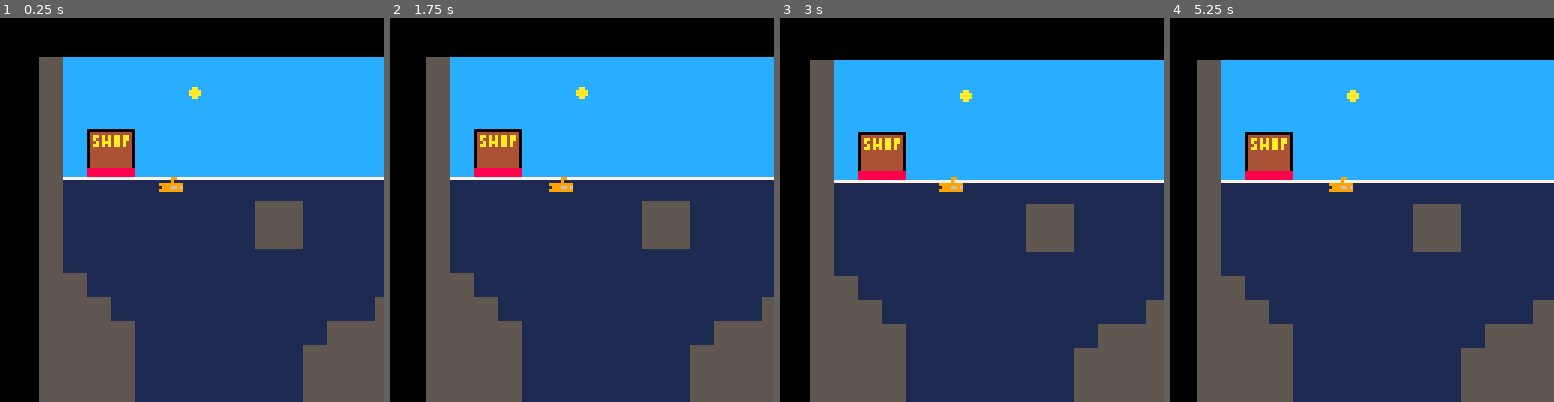
Above: before the commit, frames 1-4 (left to right).
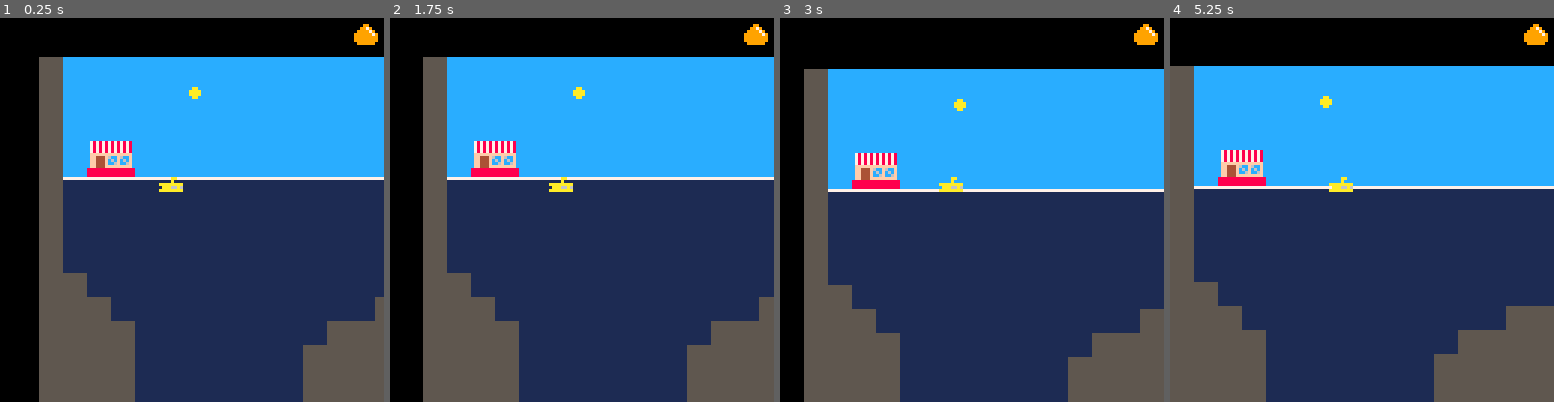
Above: after the commit, the same moments.

Repository: marcusm5670/CS477-GameRepo
Game: PICO-8 cartridge subgame.p8
The game is run twice, just before and just after one commit, with the same random seed, the same clock (stepped at 60 frames per second) and the same inputs.
Inputs:
- Up to frame 1 (0.25 s): no input
- Up to frame 2 (1.75 s): tap X (X key) at 0.33, 1.07 s; tap O (Z key) at 0.7, 1.7 s; hold Right from 1.6 s (still down)
- Up to frame 3 (3 s): tap X (X key) at 1.85, 2.97 s; release Right at 2.1 s; tap O (Z key) at 2.1, 2.5, 2.9 s; hold Up 2.15-2.42 s; hold Right from 2.47 s (still down)
- Up to frame 4 (5.25 s): release Right at 3.03 s; hold Left 3.08-3.58 s; tap O (Z key) every 0.4 s from 3.3 to 4.9 s; hold Down 3.63-3.97 s; hold Right 4.02-4.68 s; tap X (X key) at 4.08, 5.2 s; hold Up 4.73-5.03 s; hold Left from 5.08 s (still down)

The runs differ from the first frame. In frame 1, 3.2% of the frame differs, in the area x 22-99%, y 1-61%; in frame 2, 4.9%; in frame 3, 12%; in frame 4, 21%, in the area x 0-100%, y 1-100%.

Commit message:
Fixed movement
Fixed movement and made changes to some sprites

Diff:
--- a/subgame.p8
+++ b/subgame.p8
@@ -5,12 +5,16 @@
 
 // draw player on top of map
 function _init()
+ scene=0
+
  map_setup()
  make_player()
+ friction=0.8
 end
 
 // move camera with player
 function _update()
+
  move_player()
  camera(p.x-53, p.y-53)
 end
@@ -20,6 +24,7 @@
  cls()
  draw_map()
  draw_player()
+ draw_fuel()
 end
 -->8
 // map
@@ -52,39 +57,44 @@
 
  // coordinates of the corners
  // of obj's hitbox
- local x1=x			// x1,y1---x2,y1
- local x2=x+8	//   |							|
- local y1=y			//   |							|
- local y2=y+8	// x1,y2---x2,y2
+ local x1=0	 // x1,y1---x2,y1
+ local x2=0	 //   |							|
+ local y1=0	 //   |							|
+ local y2=0	 // x1,y2---x2,y2
 
  // coords outside left corners
  if aim=="left" then
   x1=x-1
   y1=y
   x2=x
-  y2=y
+  y2=y+h-1
 
  // coords outside right corners
  elseif aim =="right" then
-  x1=x
+  x1=x+w
   y1=y
-  x2=x+1
-  y2=y
+  x2=x+w+1
+  y2=y+h-1
 
  // coords outside up corners
  elseif aim =="up" then
-  x1=x
+  x1=x+1
   y1=y-1
-  x2=x
+  x2=x+w-1
   y2=y
 
  // coords outside down corners
  elseif aim =="down" then
   x1=x
-  y1=y
-  x2=x
-  y2=y+1
- end
+  y1=y+h
+  x2=x+w
+  y2=y+h
+ end
+
+ x1/=8
+ x2/=8
+ y1/=8
+ y2/=8
 
  // check if coords are inside
  // a wall sprite
@@ -108,12 +119,20 @@
  p={
   x=40, // starting x coord
   y=40, // starting y coord
-  dx=1, // horizontal move speed
-  dy=1, // vertical move speed
+  dx=0, // horizontal move speed
+  dy=0, // vertical move speed
+  max_dx=2,
+  max_dy=2,
+  max_⬆️dy=4,
+  acc=0.8,
+  fuel=100,
+  max_fuel=100,
   w=8,  // width of player
-  h=8,  // height of player
+  h=5,  // height of player
   sp=0, // sprite number
+  flp=false
  }
+
 end
 
 // draw player sprite at start
@@ -122,36 +141,232 @@
  spr(p.sp,p.x,p.y)
 end
 
-// move player if nothing is in
-// their way
+// player can move left, right,
+// up, and down
 function move_player()
 
- // move left if no left wall
- if btnp(⬅️) and
- fget(mget(p.x-1,p.y),0)==false
- 		then p.x-=p.dx
- end
-
- // move right if no right wall
- if btnp(➡️) and
- fget(mget(p.x+9,p.y),0)==false
- 		then p.x+=p.dx
- end
-
- // move up if no ceiling
- if btnp(⬆️) and
- fget(mget(p.x,p.y-1),0)==false
- 		then p.y-=p.dy
- end
-
- // move down if no floor
- if btnp(⬇️) and
- fget(mget(p.x,p.y+9),0)==false
- 		then p.y+=p.dy
- end
-
+ p.dx*=friction
+ p.dy*=friction
+
+ if btnp(⬅️) then
+  p.dx-=p.acc
+  p.fuel-=0.2
+  p.flp=true
+ end
+
+ if btnp(➡️) then
+  p.dx+=p.acc
+  p.fuel-=0.2
+ end
+ if btnp(⬆️) then
+  p.dy-=4*p.acc
+  p.fuel-=0.2
+ end
+ if btnp(⬇️) then
+  p.dy+=p.acc
+  p.fuel-=0.2
+ end
+
+ // moves the player
+ p.x+=p.dx
+ p.y+=p.dy
+
+ // check horizontal collision
+ if p.dx<0 then
+  p.dx=lim_speed(p.dx,p.max_dx)
+
+  if collide_map(p,"left",0)then
+   p.dx=0
+  end
+
+ elseif p.dx>0 then
+  p.dx=lim_speed(p.dx,p.max_dx)
+
+  if collide_map(p,"right",0)then
+   p.dx=0
+  end
+ end
+
+ // check vertical collision
+ if p.dy<0 then
+  p.dy=lim_speed(p.dy,p.max_dy)
+
+  if collide_map(p,"up",0)then
+   p.dy=0
+  end
+
+ elseif p.dy>0 then
+  p.dy=lim_speed(p.dy,p.max_dy)
+
+  if collide_map(p,"down",0)then
+   p.dy=0
+  end
+ end
+
+ if collide_map(p,"up",3) then
+  print('cant use shop yet',
+        p.x,p.y-20,7)
+ end
+end // end move_player
+
+function draw_fuel()
+
+ fuel_level=p.fuel/7
+ spr(3,p.x+65,p.y+-52)
+
+end
+
+function lim_speed(num,maximum)
+ return mid(-maximum,num,maximum)
 end
 -->8
+--menus
+
+function init_menu()
+end
+
+function update_menu()
+ //if btnp(z) then
+end
+
+function draw_menu()
+ cls()
+ print('press z to start',30,60)
+end
+
+
+function draw_shop()
+ rect()
+end
+…(129 lines of a section not shown)…
 
 
 
@@ -285,7 +500,7 @@
 
 
 __gff__
-0404000000000000000000000000000000000000000000000000000000000000000000000000000000000000000000000000000000000000000000000000000001010101010202020101020202020000010001010100000001010202020200000001010000000000000002020202000000000100000000000000020202020000
+0404000000000000000000000000000000000000000000000000000000000000000000000000000000000000000000000000000000000000000000000000000001010101010201010909020202020000010001010100000009090202020200000001010000000000090902020202000000000100000000000808020202020000
 0000000000000000000000000000000000000000000000000000000000000000000000000000000000000000000000000000000000000000000000000000000000000000000000000000000000000000000000000000000000000000000000000000000000000000000000000000000000000000000000000000000000000000
 __map__
 4146464646464646464646464646464646464646464646464646464646464646464646464646464646464646464646464646464141414141414141414646464646464646464646464646464646464646464646464646464646414646464641414646464641464141414146464646464646464646464646464646464141414141
@@ -294,8 +509,8 @@
 4146484946464646464646464646464646464646464646464646464646464648494646464646464646464646464646464646464646464646464646464646464646464646464646464646464646464646464646464646464646464646464646464646464646464646464646464646464646464646464646464646464646464641
 4146585946464646464646464646464646464646464646464646464646464658594646464646464646464646464646464646464646464646464646464646464646464646464646464646464646464646464646464646464646464646464646464646464646464646464646464646464646464646464646464646464646464141
 4145454545454545454545454545454545454545454545454545454545454545454545454545454545454545454545454545454545454545454545454545454545454545454545454545454545454545454545454545454545454545454545454545454545454545454545454545454545454545454545454545454545454141
-414b4c4d4a4b4c4d4a41414d4a4b4c4d4a4b4c4d4a4b4c4d4a4b4c4d4a4b4c4d4a4b4c4d4d4a4b4c4d4a4b4c4d4a4b4c4d4a4b4c4d4a4b4c4d4a4b4c4d4a4b4c4d4a4b4c4d4a4b4c4d4a4b4c4d4a4b4c4d4a4b4c4d4a4b4c4d4a4b4c4d4a4a4b4c4d4a4b4c4d4a4b4c4d4a4b4c4d4a4b4c4d4a4b4c4d4a4b4c4d4a4b4c414141
-415b5c5d5a5b5c5d5a41415d5a5b5c5d5a5b5c5d5a5b5c5d5a5b5c5d5a5b5c5d5a5b5c5d5d5a5b5c5d5a5b5c5d5a5b5c5d5a5b5c5d5a5b5c5d5a5b5c5d5a5b5c5d5a5b5c5d5a5b5c5d5a5b5c5d5a5b5c5d5a5b5c5d5a5b5c5d5a5b5c5d5a5a5b5c5d5a5b5c5d5a5b5c5d5a5b5c5d5a5b5c5d5a5b5c5d5a5b5c5d5a4141414141
+414b4c4d4a4b4c4d4a5c5c4d4a4b4c4d4a4b4c4d4a4b4c4d4a4b4c4d4a4b4c4d4a4b4c4d4d4a4b4c4d4a4b4c4d4a4b4c4d4a4b4c4d4a4b4c4d4a4b4c4d4a4b4c4d4a4b4c4d4a4b4c4d4a4b4c4d4a4b4c4d4a4b4c4d4a4b4c4d4a4b4c4d4a4a4b4c4d4a4b4c4d4a4b4c4d4a4b4c4d4a4b4c4d4a4b4c4d4a4b4c4d4a4b4c414141
+415b5c5d5a5b5c5d5a5c5c5d5a5b5c5d5a5b5c5d5a5b5c5d5a5b5c5d5a5b5c5d5a5b5c5d5d5a5b5c5d5a5b5c5d5a5b5c5d5a5b5c5d5a5b5c5d5a5b5c5d5a5b5c5d5a5b5c5d5a5b5c5d5a5b5c5d5a5b5c5d5a5b5c5d5a5b5c5d5a5b5c5d5a5a5b5c5d5a5b5c5d5a5b5c5d5a5b5c5d5a5b5c5d5a5b5c5d5a5b5c5d5a4141414141
 416b6c6d6a6b6c6d6a6b6c6d6a6b4a4b4c4d4a41414141414141414b4c4d6c6d6a6b6c6d6d6a6b6c6d6a6b6c6d6a6b6c6d6a6b6c6d6a6b6c6d6a6b6c6d6a6b6c6d6a6b6c6d6a6b6c6d6a6b6c6d6a6b6c6d6a6b6c6d6a6b6c6d6a6b6c6d6a6a6b6c6d6a6b6c6d6a6b6c6d6a6b6c6d6a6b6c6d6a6b6c6d6a6b6c6d414141414141
 41417c7d7a7b7c7d7a7b7c7d7a7b5a5b414141414141414141414141415d7c7d7a7b7c7d7d7a7b7c7d7a7b7c7d7a7b7c7d7a7b7c7d7a7b7c7d7a7b7c7d7a7b7c7d7a7b7c7d7a7b7c7d7a7b7c7d7a7b7c7d7a7b7c7d7a7b7c7d7a7b7c7d7a7a7b7c7d7a7b7c7d7a7b7c7d7a7b7c7d7a7b7c7d7a7b7c7d7a7b7c7d414141414141
 4141414a4b4c4d4a4b4c4d4a4b4c414141414141414141414141414141414141414a4b4c4d4a4b4c4d4a4b4c4d4a4b4c4d4a4b4c4d4a4b4c4d4a4b4c4d4a4a4a4a4a4a4a4a4a4a4a4a4a4a4a4a4a4a4a4a4a4a4a4a4a4a4a4a4a4a4a4a4a4a4a4a4a4a4a4a4a4a4a4a4a4a4a4a4a4a4a4a4a4a4a4a4a4a4a4a4a414141414141
Not shown, changed: 153 lines of the sprite sheet (__gfx__) section of subgame.p8
Not shown, changed: the thumbnail (__label__) section of subgame.p8
Not shown, changed: subgame.html
Not shown, changed: subgame.js
